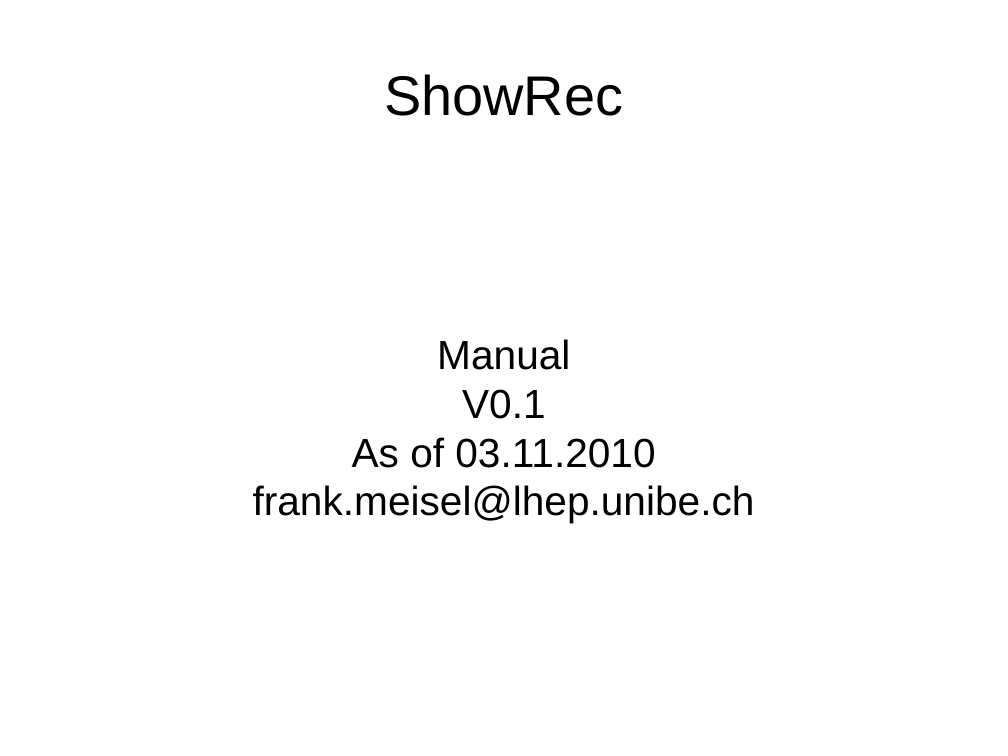
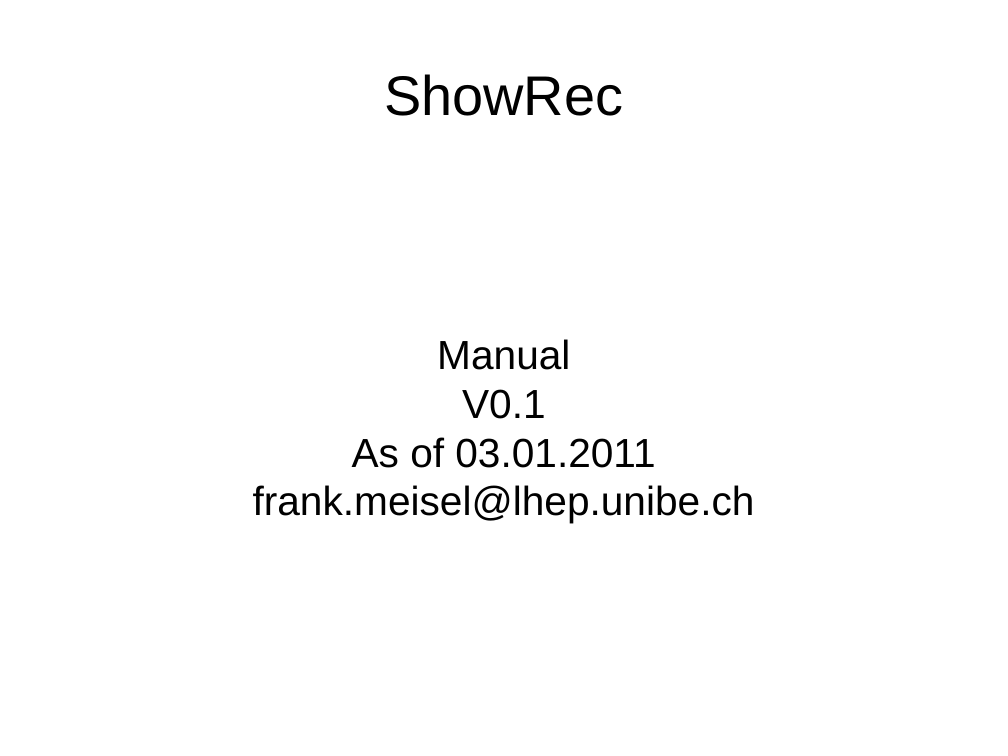
Before and after one commit to antonioiuliano2/fedra, a slide deck: slide 1 of src/appl/showrec/ShowRecMANUAL.odp. Drawn at 1008x756 pixels with LibreOffice and Linux fonts; fonts in the diff are those of the drawing. Boxes give left, top, right and bottom in pixels: in the first picture for what was removed or moved away, otherwise in the second. Text is boxed around its words. In the diff, an @@ line names an element or a change of style, - is before the commit and + after.

```diff
--- a/src/appl/showrec/ShowRecMANUAL.odp
+++ b/src/appl/showrec/ShowRecMANUAL.odp
@@ subtitle at (352, 437, 655, 468): text changed @@
-As of 03.11.2010
+As of 03.01.2011
```
Also in this commit, not shown: 2 slides added, 5 other files.
